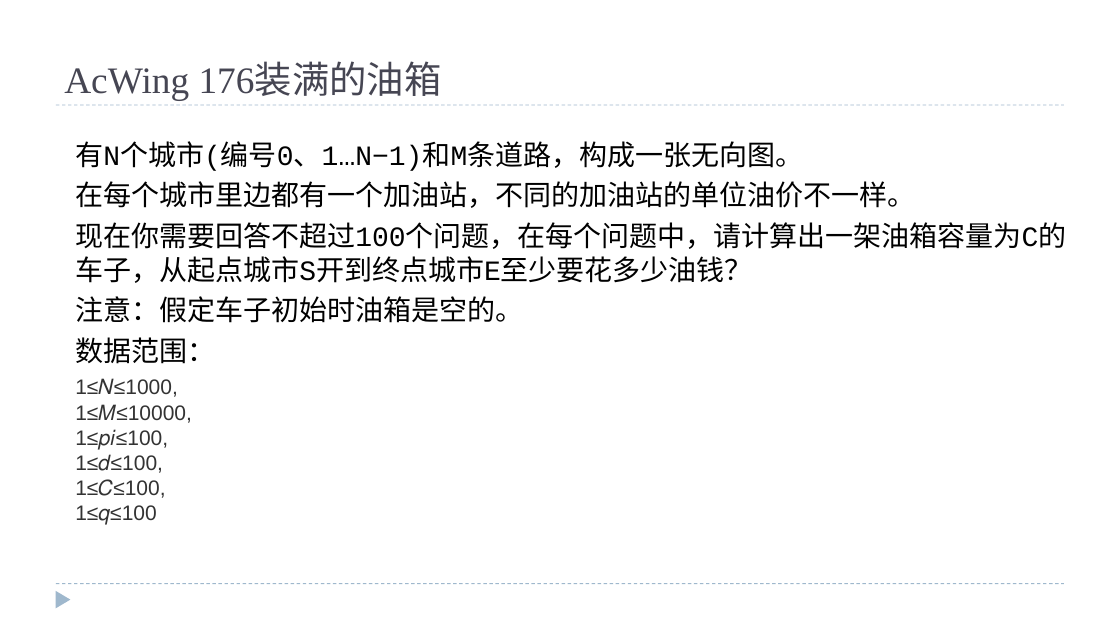
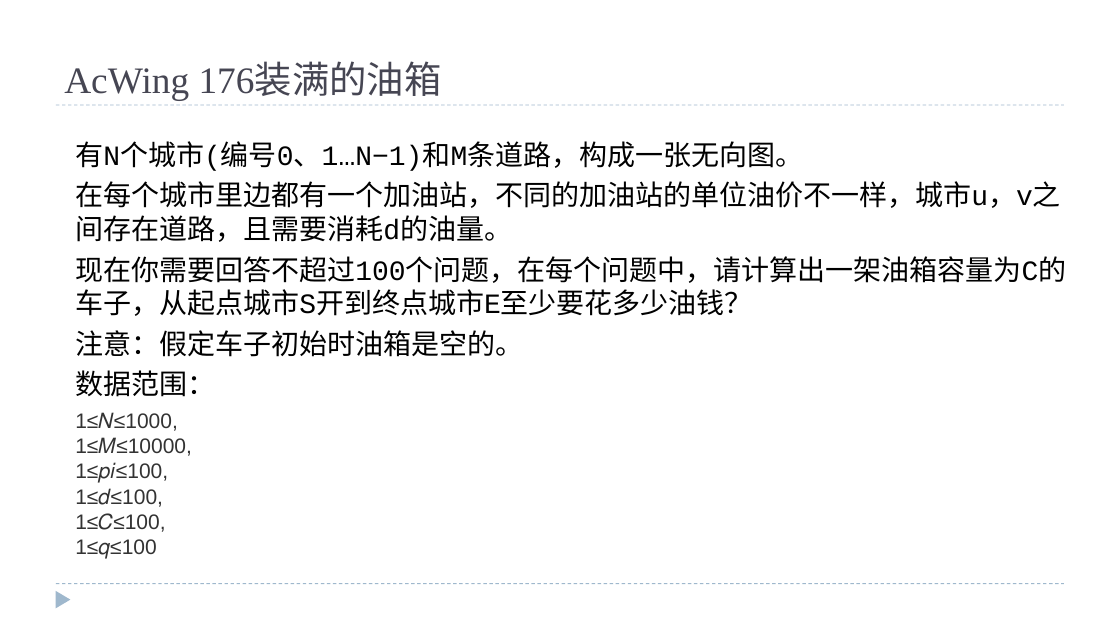
Before and after one commit to fxsc03/-, a slide deck: slide 11 of wd/广度优先搜索及其优化 .pptx (slide 13 before the commit). Drawn at 1120x630 pixels with LibreOffice and Linux fonts; fonts in the diff are those of the drawing. Boxes give left, top, right and bottom in pixels: in the first picture for what was removed or moved away, otherwise in the second. Text is boxed around its words. In the diff, an @@ line names an element or a change of style, - is before the commit and + after.

```diff
--- a/wd/广度优先搜索及其优化 .pptx
+++ b/wd/广度优先搜索及其优化 .pptx
@@ text at [75, 181, 1061, 242]: text changed @@
-在每个城市里边都有一个加油站，不同的加油站的单位油价不一样。
+在每个城市里边都有一个加油站，不同的加油站的单位油价不一样，城市u，v之间存在道路，且需要消耗d的油量。
```
Also in this commit, not shown: 2 other slides changed, 2 slides removed.
